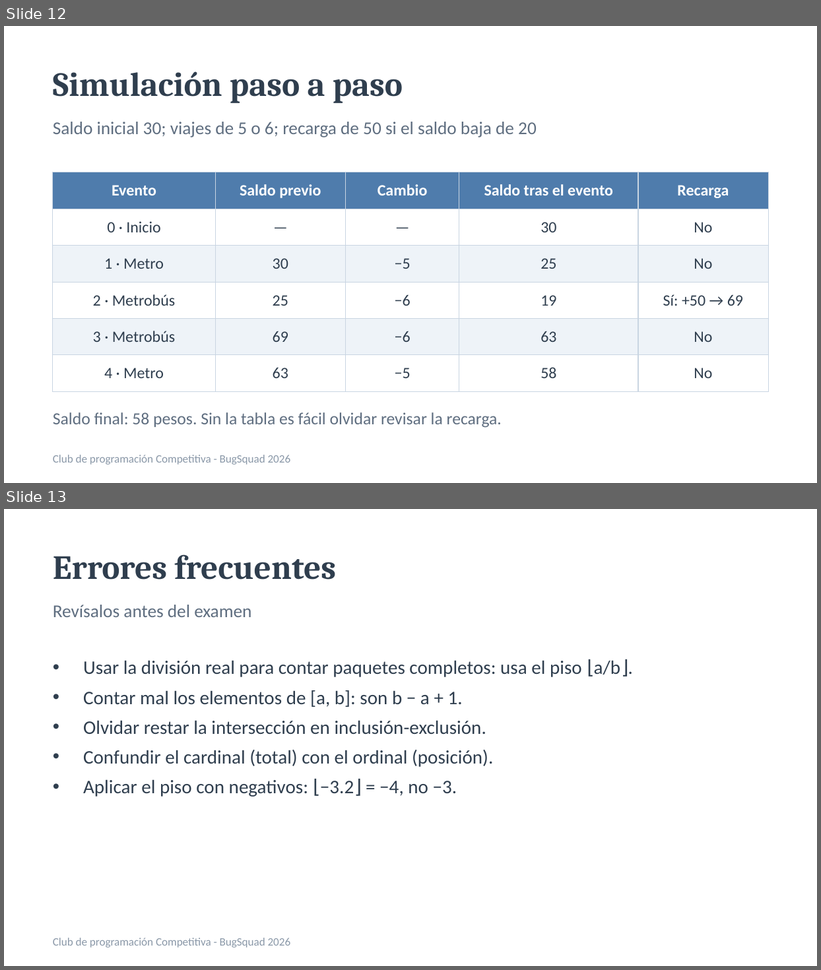
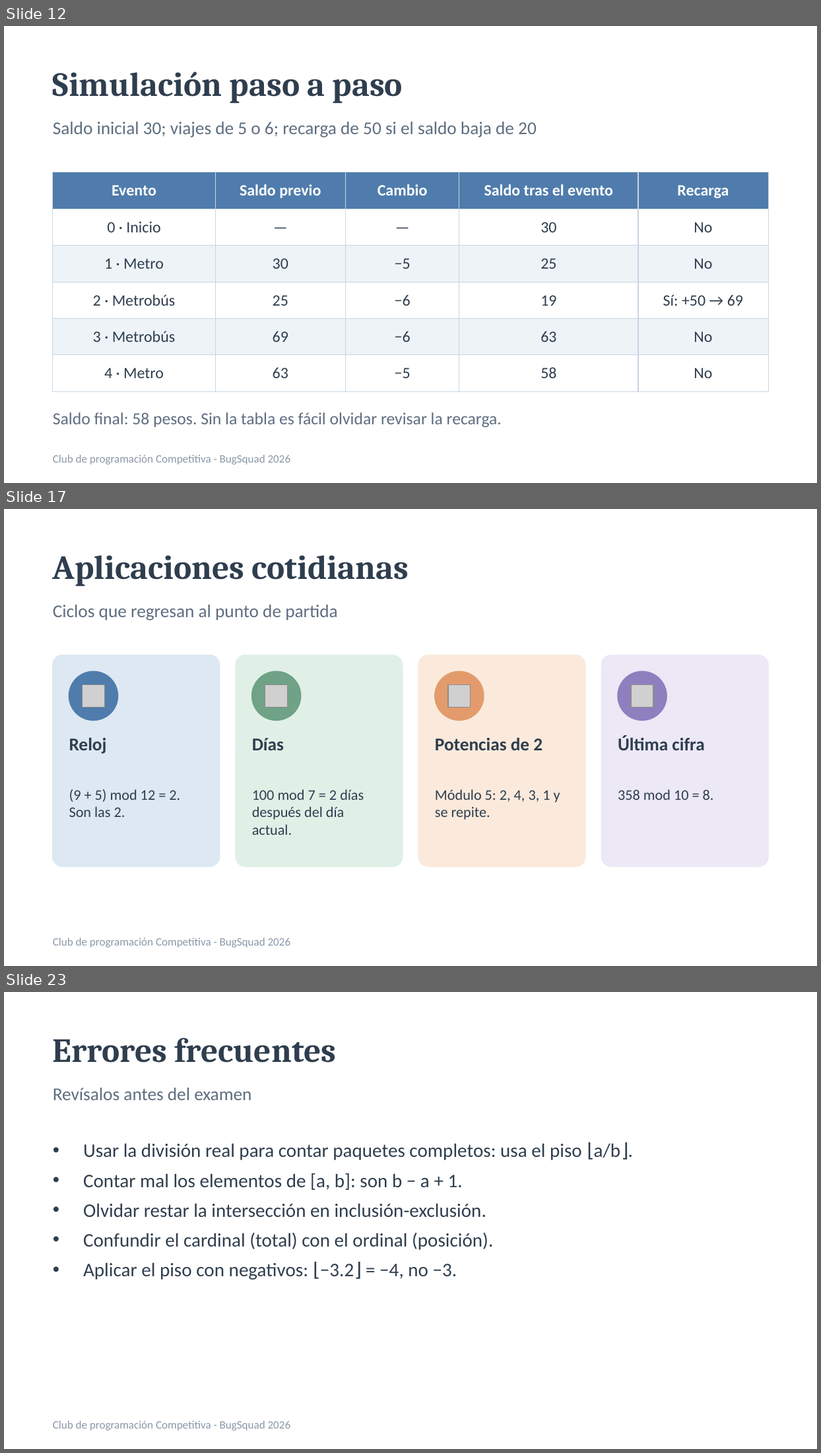
Before and after one commit to rigosantiagog/CompetitiveProgramming, a slide deck: assets/docs/Tema2_Aritmetica_conteo_y_casos.pptx. Shown one above the other, each under a label of ours: slides 12 and 13 before the commit, slides 12, 17 and 23 after it; the slides between them are not shown. The pictures are 821x970 and 821x1453 pixels, drawn with LibreOffice and Linux fonts; fonts in the diff are those of the drawing; grey boxes stand for pictures. Boxes give left, top, right and bottom in pixels: in the first picture for what was removed or moved away, otherwise in the second. Text is boxed around its words. In the diff, an @@ line names an element or a change of style, - is before the commit and + after.

```diff
--- a/assets/docs/Tema2_Aritmetica_conteo_y_casos.pptx
+++ b/assets/docs/Tema2_Aritmetica_conteo_y_casos.pptx
@@ slide 17 added at bbox=[4, 509, 817, 966], background #FFFFFF @@
@@ text added at bbox=[53, 555, 409, 586], 30 pt, text #2F3E4E, bold @@
+Aplicaciones cotidianas
@@ text added at bbox=[53, 605, 338, 621], 16 pt, text #5F6E80 @@
+Ciclos que regresan al punto de partida
@@ rounded rectangle added at bbox=[53, 656, 219, 867], fill #DDE8F3, outline #DDE8F3 1 pt @@
@@ rounded rectangle added at bbox=[236, 656, 403, 867], fill #E1F0E7, outline #E1F0E7 1 pt @@
@@ rounded rectangle added at bbox=[418, 656, 585, 867], fill #FBEADC, outline #FBEADC 1 pt @@
@@ rounded rectangle added at bbox=[602, 656, 768, 867], fill #ECE8F6, outline #ECE8F6 1 pt @@
@@ ellipse added at bbox=[69, 671, 118, 720], fill #4F7CAC, outline #4F7CAC 1 pt @@
@@ picture added at bbox=[82, 685, 105, 708] @@
@@ ellipse added at bbox=[252, 671, 301, 720], fill #6FA287, outline #6FA287 1 pt @@
@@ picture added at bbox=[265, 685, 288, 708] @@
@@ ellipse added at bbox=[435, 671, 484, 720], fill #E39B6B, outline #E39B6B 1 pt @@
@@ picture added at bbox=[448, 685, 471, 708] @@
@@ ellipse added at bbox=[618, 671, 667, 720], fill #8E7FBF, outline #8E7FBF 1 pt @@
@@ picture added at bbox=[631, 685, 653, 708] @@
@@ text added at bbox=[69, 738, 107, 754], 16 pt, text #2F3E4E, bold @@
+Reloj
@@ text added at bbox=[252, 738, 284, 751], 16 pt, text #2F3E4E, bold @@
+Días
@@ text added at bbox=[435, 738, 543, 751], 16 pt, text #2F3E4E, bold @@
+Potencias de 2
@@ text added at bbox=[618, 735, 704, 751], 16 pt, text #2F3E4E, bold @@
+Última cifra
@@ text added at bbox=[69, 789, 180, 817], 13 pt, text #2F3E4E @@
+(9 + 5) mod 12 = 2. Son las 2.
@@ text added at bbox=[252, 789, 364, 835], 13 pt, text #2F3E4E @@
+100 mod 7 = 2 días después del día actual.
@@ text added at bbox=[435, 789, 560, 820], 13 pt, text #2F3E4E @@
+Módulo 5: 2, 4, 3, 1 y se repite.
@@ text added at bbox=[618, 789, 714, 800], 13 pt, text #2F3E4E @@
+358 mod 10 = 8.
@@ text added at bbox=[53, 938, 291, 948], 10 pt, text #8A98A8 @@
+Club de programación Competitiva - BugSquad 2026
@@ what was slide 13 is now slide 23 @@
```
Also in this commit, not shown: 2 slides changed, 9 other slides added, 12 other files.
